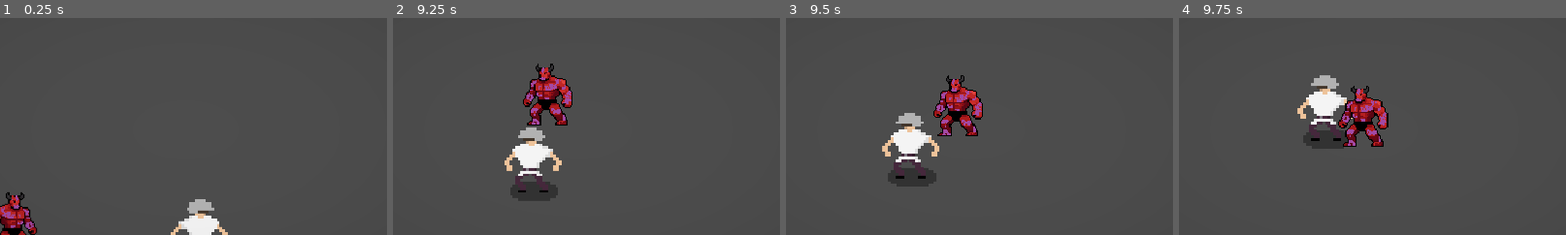
Above: before the commit, frames 1-4 (left to right).
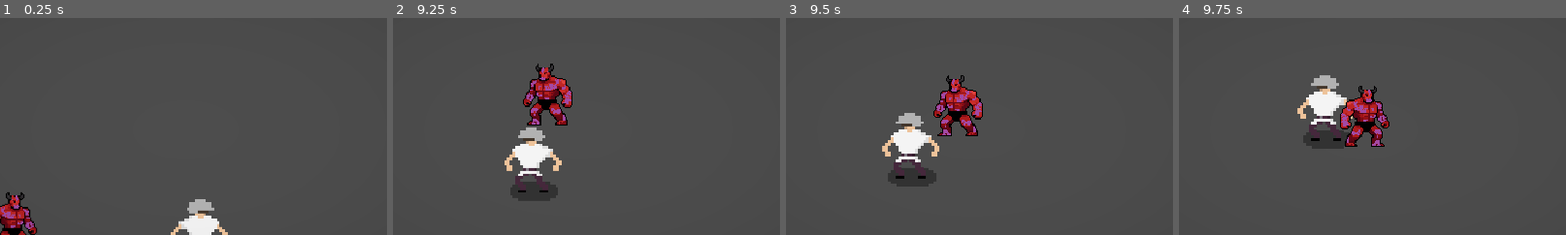
Above: after the commit, the same moments.

Repository: tonyrayf/9-GYMS-OF-INFERNO
Game: Godot game, scene res://scenes/levels/Leha'sTestLevel.tscn
The game is run twice, just before and just after one commit, with the same random seed, the same clock (stepped at 60 frames per second) and the same inputs.
Inputs (mouse positions are % of the whole screen's width and height, from its top left):
- Up to frame 1 (0.25 s): no input
- Up to frame 2 (9.25 s): move the mouse to (72, 45) at 0.52 s; press the mouse at (72, 45) at 0.53 s; hold D (move_right) 0.53-1.28 s; move the mouse to (30, 55) at 1.27 s; release the mouse at (30, 55) at 1.28 s; hold S (move_down) 1.28-2.03 s; tap F (mode_switch) every 1.5 s from 1.35 to 8.85 s; move the mouse to (60, 28) at 2.02 s; press the mouse at (60, 28) at 2.03 s; hold D (move_right) 2.03-2.78 s; move the mouse to (45, 70) at 2.77 s; release the mouse at (45, 70) at 2.78 s; hold W (move_up) 2.78-3.53 s; move the mouse to (80, 65) at 3.52 s; press the mouse at (80, 65) at 3.53 s; hold A (move_left) 3.53-5.03 s; move the mouse to (20, 35) at 4.27 s; release the mouse at (20, 35) at 4.28 s; move the mouse to (55, 50) at 5.02 s; press the mouse at (55, 50) at 5.03 s; hold S (move_down) 5.03-5.78 s; move the mouse to (35, 25) at 5.77 s; release the mouse at (35, 25) at 5.78 s; hold D (move_right) 5.78-6.53 s; move the mouse to (72, 45) at 6.52 s; press the mouse at (72, 45) at 6.53 s; hold W (move_up) 6.53-7.28 s; move the mouse to (30, 55) at 7.27 s; release the mouse at (30, 55) at 7.28 s; hold D (move_right) 7.28-8.03 s; move the mouse to (60, 28) at 8.02 s; press the mouse at (60, 28) at 8.03 s; hold S (move_down) 8.03-8.78 s; move the mouse to (45, 70) at 8.77 s; release the mouse at (45, 70) at 8.78 s; hold A (move_left) from 8.78 s (still down)
- Up to frame 3 (9.5 s): keep holding A (move_left)
- Up to frame 4 (9.75 s): move the mouse to (80, 65) at 9.52 s; release A (move_left) at 9.53 s; press the mouse at (80, 65) at 9.53 s; hold W (move_up) from 9.53 s (still down)
The pictures show only the part of the screen within x 26-76%, y 24-74%; the shares and areas given below are measured in that part.

Frames 1-3 are identical in both runs. In frame 4, 1.9% of the frame differs, in the area x 41-55%, y 31-60%.

Commit message:
prev commit was with logic for rangers, THIS is truly for runners logic

Diff:
--- /dev/null
+++ b/nodes/runner_attack_node.tscn
@@ -0,0 +1,6 @@
+[gd_scene format=3 uid="uid://c5inhhx8md38c"]
+
+[ext_resource type="Script" uid="uid://717llsxnajb7" path="res://scripts/enemy/runner_attack_script.gd" id="1_0eoxw"]
+
+[node name="runner_attack_node" type="Node" unique_id=2080454364]
+script = ExtResource("1_0eoxw")
--- a/scenes/enemy/ranged_enemy.tscn
+++ b/scenes/enemy/ranged_enemy.tscn
@@ -1,8 +1,8 @@
 [gd_scene format=3 uid="uid://bt0yq0qflwfu"]
 
 [ext_resource type="Script" uid="uid://braj51qvjpv05" path="res://scripts/enemy/enemy_script.gd" id="1_olk6i"]
-[ext_resource type="Texture2D" uid="uid://bynbh8ijqa23a" path="res://assets/sprites/enemy_ranged.png" id="1_w87q7"]
 [ext_resource type="Script" uid="uid://ufyufsglq1sm" path="res://scripts/sprite_script.gd" id="2_5l6pi"]
+[ext_resource type="Texture2D" uid="uid://de7713o572odn" path="res://assets/sprites/ranger.png" id="2_olk6i"]
 [ext_resource type="PackedScene" uid="uid://dxnly5cq2feps" path="res://scenes/detect_hitbox.tscn" id="3_mvi7f"]
 [ext_resource type="PackedScene" uid="uid://c2kdsn64jbkp2" path="res://nodes/ranged_state_machine_node.tscn" id="3_npp3m"]
 [ext_resource type="PackedScene" uid="uid://ddslmwbpca3pq" path="res://nodes/patrol_node.tscn" id="4_ypdm1"]
@@ -21,7 +21,7 @@
 
 [node name="Sprite2D" type="Sprite2D" parent="." unique_id=487829434]
 scale = Vector2(0.23910257, 0.23910257)
-texture = ExtResource("1_w87q7")
+texture = ExtResource("2_olk6i")
 script = ExtResource("2_5l6pi")
 
 [node name="CollisionShape2D2" type="CollisionShape2D" parent="." unique_id=958945757]
--- a/scenes/enemy/runner_enemy.tscn
+++ b/scenes/enemy/runner_enemy.tscn
@@ -6,8 +6,9 @@
 [ext_resource type="PackedScene" uid="uid://c0s7ucidtkxvh" path="res://nodes/runner_state_machine_node.tscn" id="4_3kxfm"]
 [ext_resource type="PackedScene" uid="uid://bhhd2awumwmfl" path="res://nodes/death_node.tscn" id="5_x3ob2"]
 [ext_resource type="PackedScene" uid="uid://ddslmwbpca3pq" path="res://nodes/patrol_node.tscn" id="6_kuw3e"]
+[ext_resource type="PackedScene" uid="uid://c5inhhx8md38c" path="res://nodes/runner_attack_node.tscn" id="7_3kxfm"]
 [ext_resource type="PackedScene" uid="uid://dxnly5cq2feps" path="res://scenes/detect_hitbox.tscn" id="7_7d574"]
-[ext_resource type="Script" uid="uid://717llsxnajb7" path="res://scripts/enemy/runner_attack_script.gd" id="7_qpb7b"]
+[ext_resource type="Script" uid="uid://ch0ymjhwwv318" path="res://scripts/enemy/stunned_script.gd" id="8_3kxfm"]
 
 [sub_resource type="CircleShape2D" id="CircleShape2D_00d2t"]
 radius = 45.01111
@@ -29,8 +30,10 @@
 
 [node name="patrol_node" parent="RunnerStateMachine" unique_id=830549236 instance=ExtResource("6_kuw3e")]
 
-[node name="runner_attack_node" type="Node" parent="RunnerStateMachine" unique_id=1858441144]
-script = ExtResource("7_qpb7b")
+[node name="runner_attack_node" parent="RunnerStateMachine" unique_id=2080454364 instance=ExtResource("7_3kxfm")]
+
+[node name="stunned_node" type="Node" parent="RunnerStateMachine" unique_id=432455176]
+script = ExtResource("8_3kxfm")
 
 [node name="Vision" parent="." unique_id=340150669 instance=ExtResource("7_7d574")]
 detection_radius = 350.0
--- a/scripts/enemy/ranged_attack_script.gd
+++ b/scripts/enemy/ranged_attack_script.gd
@@ -37,7 +37,6 @@
 	a.distance_to(last_player_pos) > enemy.attack_range*0.4:
 		if not attack_cooldown_flag:
 			get_tree().create_timer(2.0).timeout.connect(_on_done.bind(b))
-			#Global.spawn_damage_hitbox(enemy.damage,vision_area.current_body.global_position,Global.Attacker.ENEMY,100)
 			attack_cooldown_flag = true
 			attack_cooldown_timer.start()
 
--- a/scripts/enemy/runner_state_machine_script.gd
+++ b/scripts/enemy/runner_state_machine_script.gd
@@ -5,6 +5,7 @@
 #can't lose target
 
 var constant_target
+var stunned_duration = 3
 
 func _ready() -> void:
 	vision_zone = get_node("../Vision")
@@ -26,4 +27,11 @@
 			change_state("runner_attack")
 	elif (current_state=="runner_attack"):
 		if(enemy.get_slide_collision_count()>0):
-			print("врезался")
+			get_tree().create_timer(stunned_duration).timeout.connect(_on_stun_end)
+			change_state("stunned")
+			constant_target = null
+	elif (current_state=="stunned"):
+		pass
+
+func _on_stun_end() -> void:
+	change_state("patrol")
--- /dev/null
+++ b/scripts/enemy/stunned_script.gd
@@ -0,0 +1,17 @@
+extends Node
+
+var enemy
+
+func enter() -> void:
+	enemy.current_speed = 0
+	set_physics_process(true)
+
+func exit() -> void:
+	set_physics_process(false)
+
+func _ready() -> void:
+	enemy = get_parent().get_parent()
+	set_physics_process(false)
+
+func _physics_process(_delta: float) -> void:
+	enemy.move_to(enemy.global_position,10)
Not shown, added: scripts/enemy/stunned_script.gd.uid
